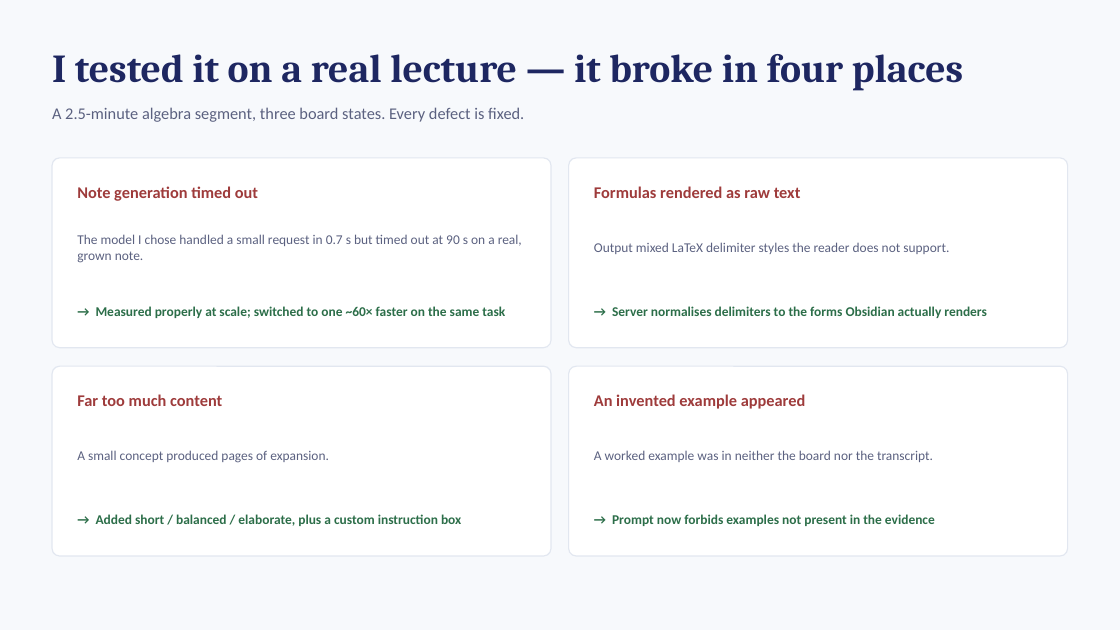
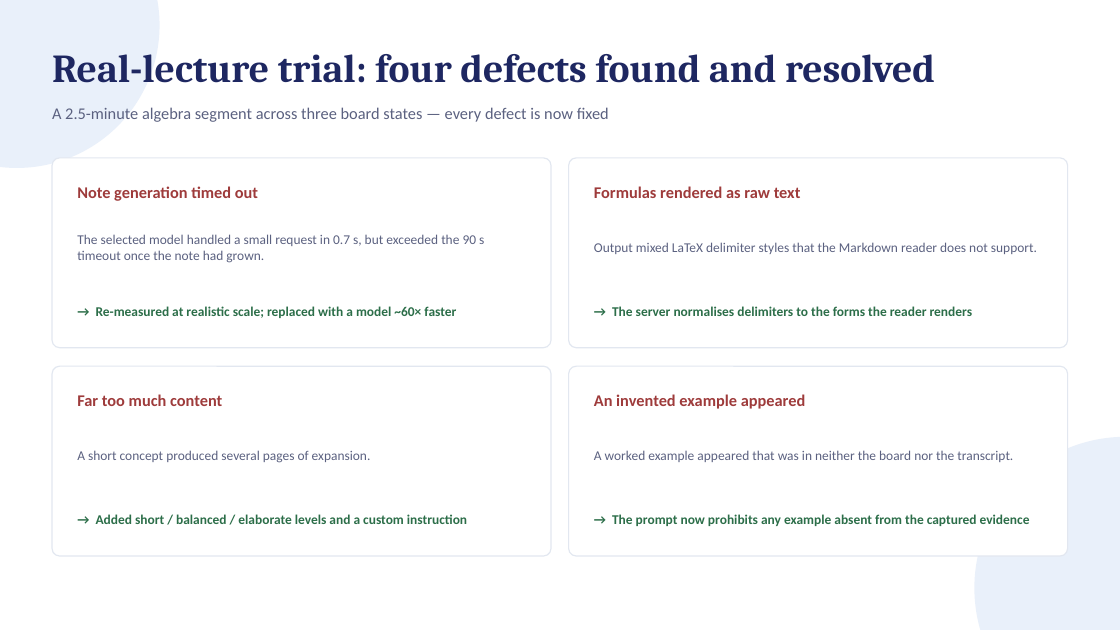
Before and after one commit to tejasthimmaiahkk-ui/VoxBoX, a slide deck: slide 12 of outputs/VoxBox_Review1_Scope.pptx (slide 11 before the commit). Drawn at 1120x630 pixels with LibreOffice and Linux fonts; fonts in the diff are those of the drawing; background and template pictures are left out. Boxes give left, top, right and bottom in pixels: in the first picture for what was removed or moved away, otherwise in the second. Text is boxed around its words. In the diff, an @@ line names an element or a change of style, - is before the commit and + after.

```diff
--- a/outputs/VoxBox_Review1_Scope.pptx
+++ b/outputs/VoxBox_Review1_Scope.pptx
@@ background #F7F9FC to picture (left out) @@
@@ ellipse added at bbox=[0, 0, 160, 168], fill #C7D8F2 at 38% opacity @@
@@ text at bbox=[52, 54, 935, 83]: text changed @@
-I tested it on a real lecture — it broke in four places
+Real-lecture trial: four defects found and resolved
@@ text at bbox=[52, 107, 609, 122]: text changed @@
-A 2.5-minute algebra segment, three board states. Every defect is fixed.
+A 2.5-minute algebra segment across three board states — every defect is now fixed
@@ text at bbox=[77, 234, 484, 263]: text changed @@
-The model I chose handled a small request in 0.7 s but timed out at 90 s on a real, grown note.
+The selected model handled a small request in 0.7 s, but exceeded the 90 s timeout once the note had grown.
@@ text at bbox=[594, 242, 1037, 254]: text changed @@
-Output mixed LaTeX delimiter styles the reader does not support.
+Output mixed LaTeX delimiter styles that the Markdown reader does not support.
@@ text at bbox=[96, 306, 456, 318]: text changed @@
-→ Measured properly at scale; switched to one ~60× faster on the same task
+→ Re-measured at realistic scale; replaced with a model ~60× faster
@@ text at bbox=[612, 306, 972, 316]: text changed @@
-→ Server normalises delimiters to the forms Obsidian actually renders
+→ The server normalises delimiters to the forms the reader renders
@@ ellipse added at bbox=[975, 437, 1120, 630], fill #C7D8F2 at 38% opacity @@
@@ text at bbox=[77, 450, 371, 463]: text changed @@
-A small concept produced pages of expansion.
+A short concept produced several pages of expansion.
@@ text at bbox=[594, 450, 1013, 462]: text changed @@
-A worked example was in neither the board nor the transcript.
+A worked example appeared that was in neither the board nor the transcript.
@@ text at bbox=[96, 514, 467, 524]: text changed @@
-→ Added short / balanced / elaborate, plus a custom instruction box
+→ Added short / balanced / elaborate levels and a custom instruction
@@ text at bbox=[612, 514, 1030, 526]: text changed @@
-→ Prompt now forbids examples not present in the evidence
+→ The prompt now prohibits any example absent from the captured evidence
```
Also in this commit, not shown: 12 other slides changed, 1 slide added, 1 other file.
